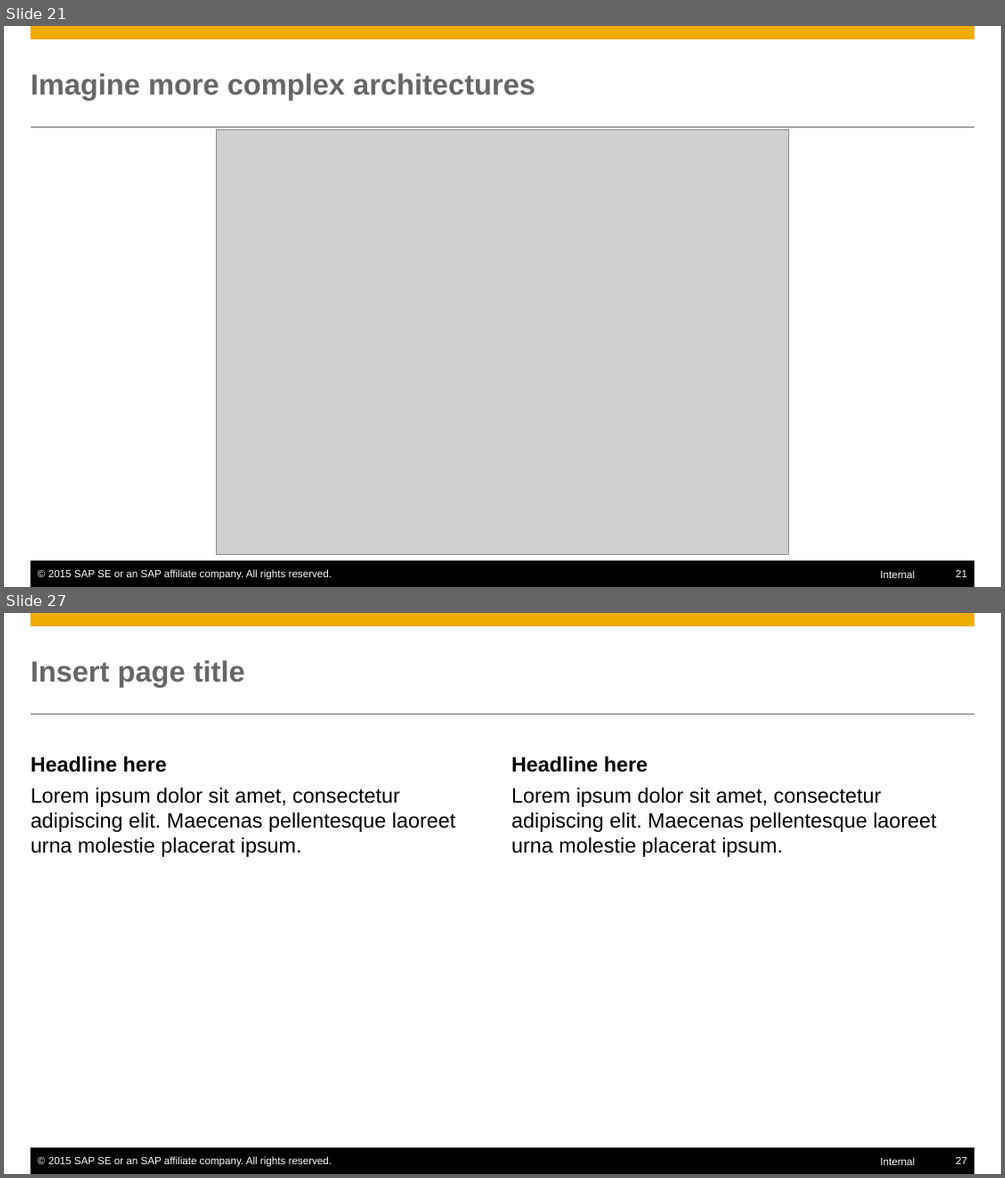
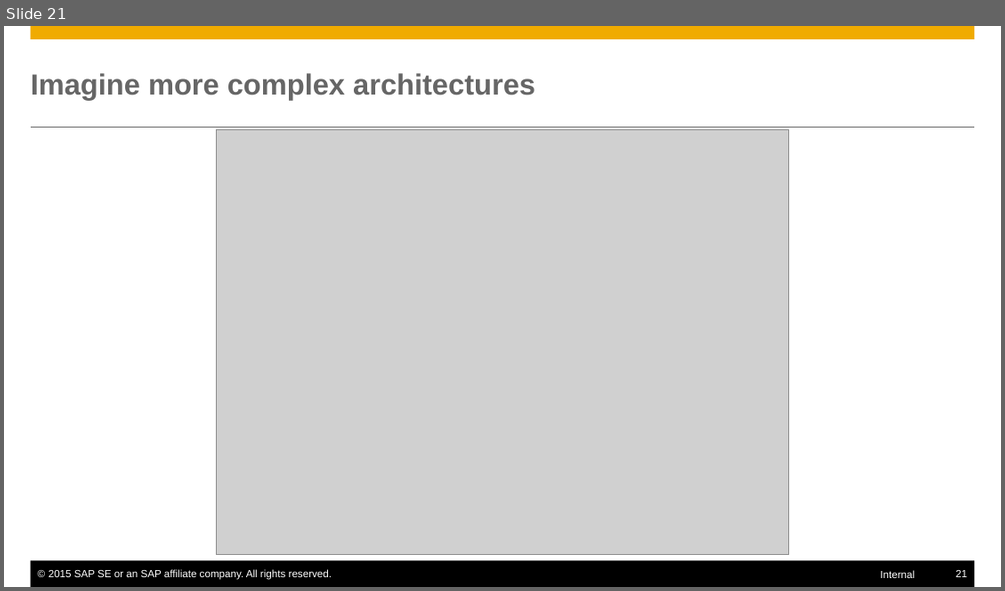
Before and after one commit to Hingo/ansible_meteor, a slide deck: presentation/slides.pptx. Shown one above the other, each under a label of ours: slides 21 and 27 before the commit, slide 21 after it; the slides between them are not shown. The pictures are 1005x1178 and 1005x591 pixels, drawn with LibreOffice and Linux fonts; fonts in the diff are those of the drawing; grey boxes stand for pictures. Boxes give left, top, right and bottom in pixels: in the first picture for what was removed or moved away, otherwise in the second. Text is boxed around its words. In the diff, an @@ line names an element or a change of style, - is before the commit and + after.

```diff
--- a/presentation/slides.pptx
+++ b/presentation/slides.pptx
@@ slide 27 removed at bbox=[4, 613, 1001, 1174], background #FFFFFF; not listed: 6 template elements that a slide beside it also shows @@
@@ title removed at bbox=[31, 660, 245, 687] @@
-Insert page title
@@ text removed at bbox=[31, 756, 455, 857] @@
-Headline here
-  Lorem ipsum dolor sit amet, consectetur adipiscing elit. Maecenas pellentesque laoreet urna molestie placerat ipsum.
@@ text removed at bbox=[511, 756, 936, 857] @@
-Headline here
-  Lorem ipsum dolor sit amet, consectetur adipiscing elit. Maecenas pellentesque laoreet urna molestie placerat ipsum.
```
Also in this commit, not shown: 4 slides changed, 3 slides added, 6 other slides removed.
